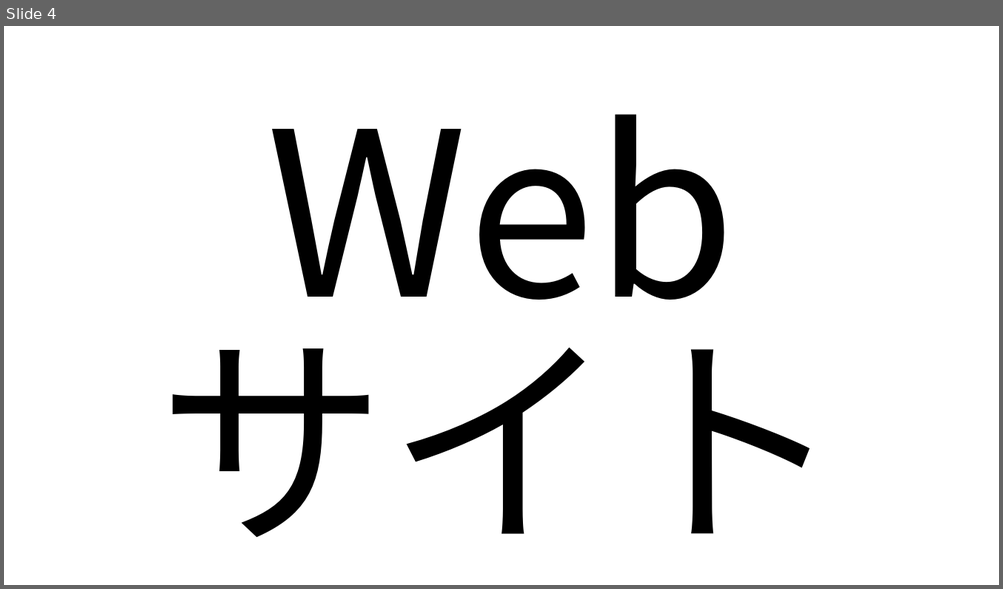
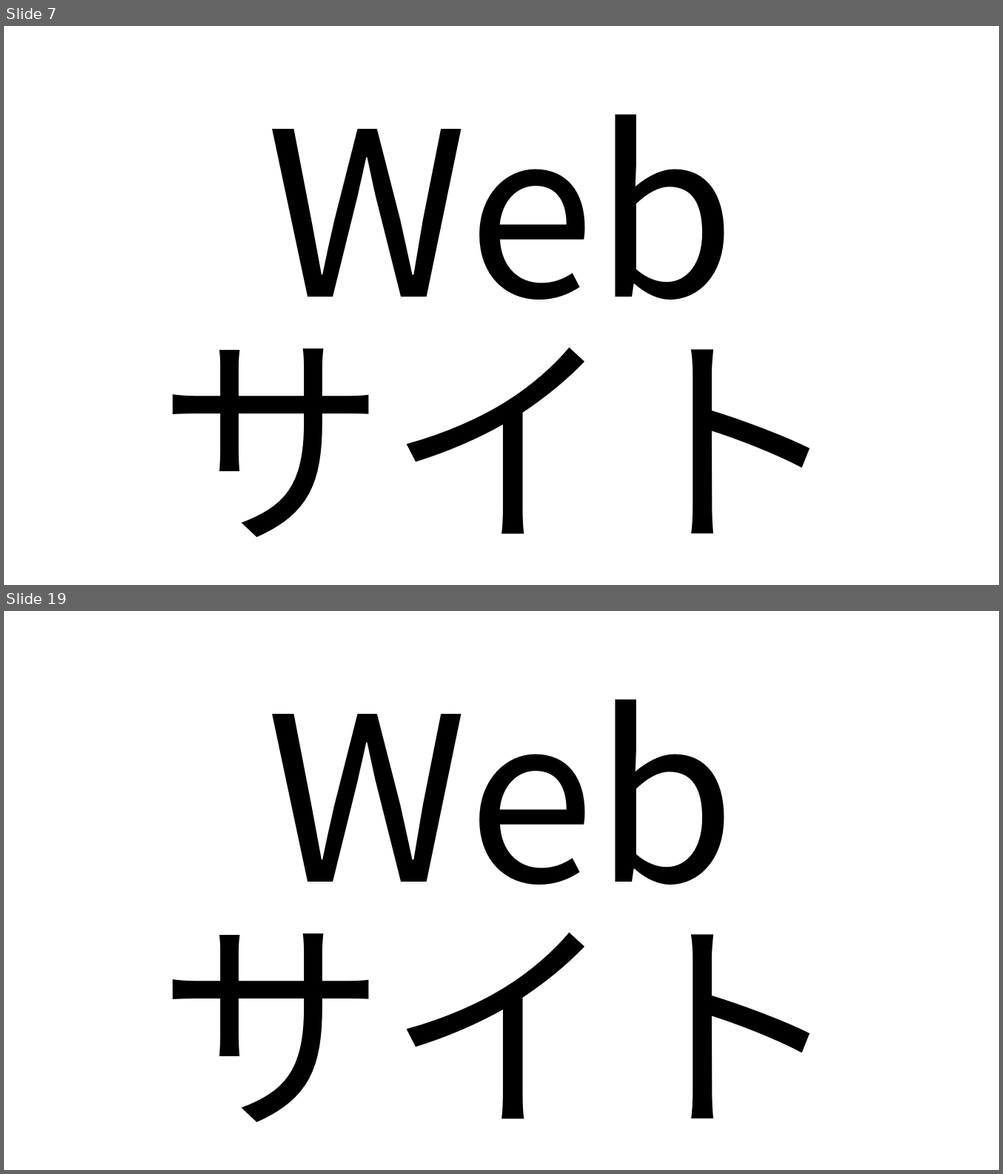
Before and after one commit to HirotakaFukkoahi/WebsiteForCEO, a slide deck: 新米社長に送るWebサイトの重要性と運用の仕方.pptx. Shown one above the other, each under a label of ours: slide 4 before the commit, slides 7 and 19 after it; the slides between them are not shown. The pictures are 1003x589 and 1003x1174 pixels, drawn with LibreOffice and Linux fonts; fonts in the diff are those of the drawing. Boxes give left, top, right and bottom in pixels: in the first picture for what was removed or moved away, otherwise in the second. Text is boxed around its words. In the diff, an @@ line names an element or a change of style, - is before the commit and + after.

```diff
--- a/新米社長に送るWebサイトの重要性と運用の仕方.pptx
+++ b/新米社長に送るWebサイトの重要性と運用の仕方.pptx
@@ slide 19 added at (4,611,999,1170), background #FFFFFF @@
@@ text added at (158,699,845,1122), 221.1 pt, text #000000 @@
+Web
+サイト
@@ what was slide 4 is now slide 7 @@
```
Also in this commit, not shown: 19 other slides added.
